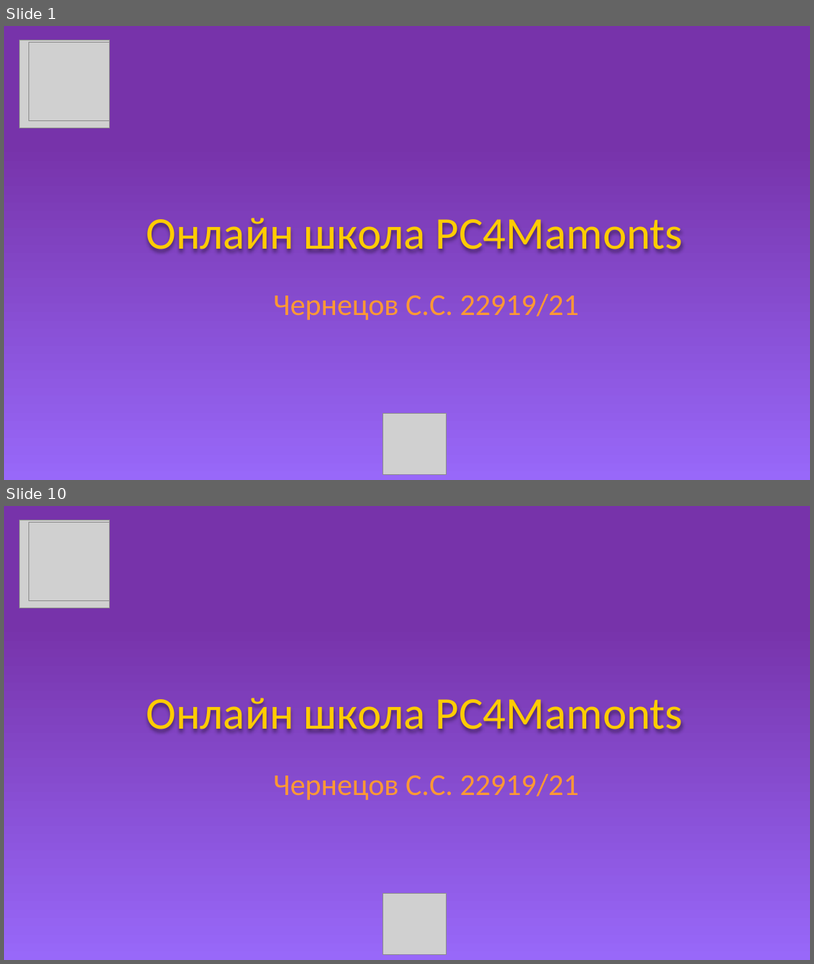
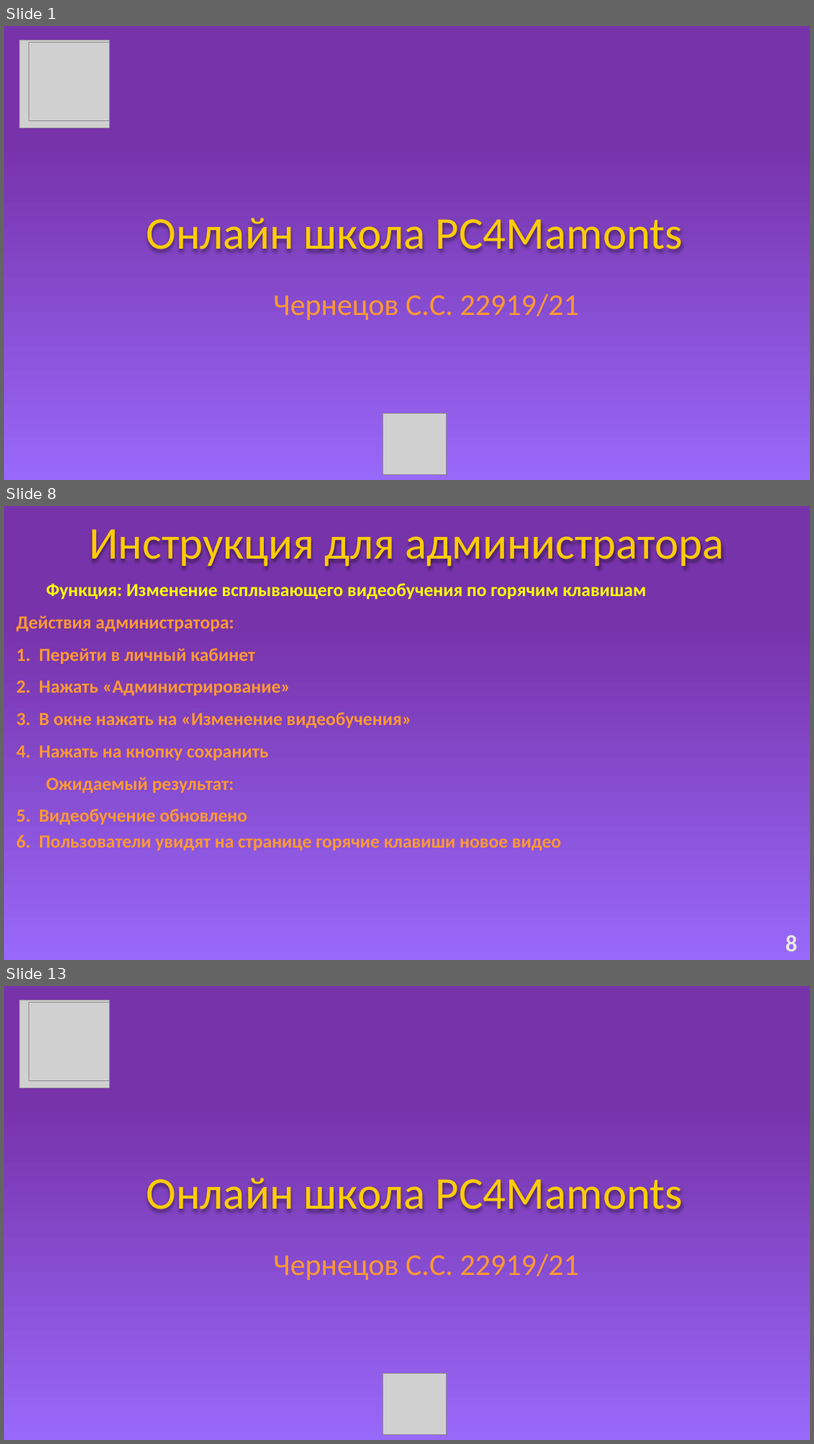
Before and after one commit to Baton4ik2007/Mdk, a slide deck: MDK.pptx. Shown one above the other, each under a label of ours: slides 1 and 10 before the commit, slides 1, 8 and 13 after it; the slides between them are not shown. The pictures are 814x964 and 814x1444 pixels, drawn with LibreOffice and Linux fonts; fonts in the diff are those of the drawing; grey boxes stand for pictures. Boxes give left, top, right and bottom in pixels: in the first picture for what was removed or moved away, otherwise in the second. Text is boxed around its words. In the diff, an @@ line names an element or a change of style, - is before the commit and + after.

```diff
--- a/MDK.pptx
+++ b/MDK.pptx
@@ slide 8 added at (x1=4, y1=506, x2=810, y2=960), background gradient #7733AA to #9868F9 @@
@@ text added at (x1=89, y1=529, x2=725, y2=569), 54 pt, text #FFCC00 @@
+Инструкция для администратора
@@ text added at (x1=16, y1=583, x2=646, y2=850), 22 pt, text #FF9933, bold @@
+Функция: Изменение всплывающего видеобучения по горячим клавишам
+Действия администратора:
+1. Перейти в личный кабинет
+2. Нажать «Администрирование»
+3. В окне нажать на «Изменение видеобучения»
+4. Нажать на кнопку сохранить
+Ожидаемый результат:
+1. Видеобучение обновлено
+2. Пользователи увидят на странице горячие клавиши новое видео
@@ text added at (x1=786, y1=934, x2=798, y2=951), 28 pt, text #E7E6E6, bold @@
+8
@@ what was slide 10 is now slide 13 @@
```
Also in this commit, not shown: 7 slides changed, 3 other slides added, 1 slide removed.
